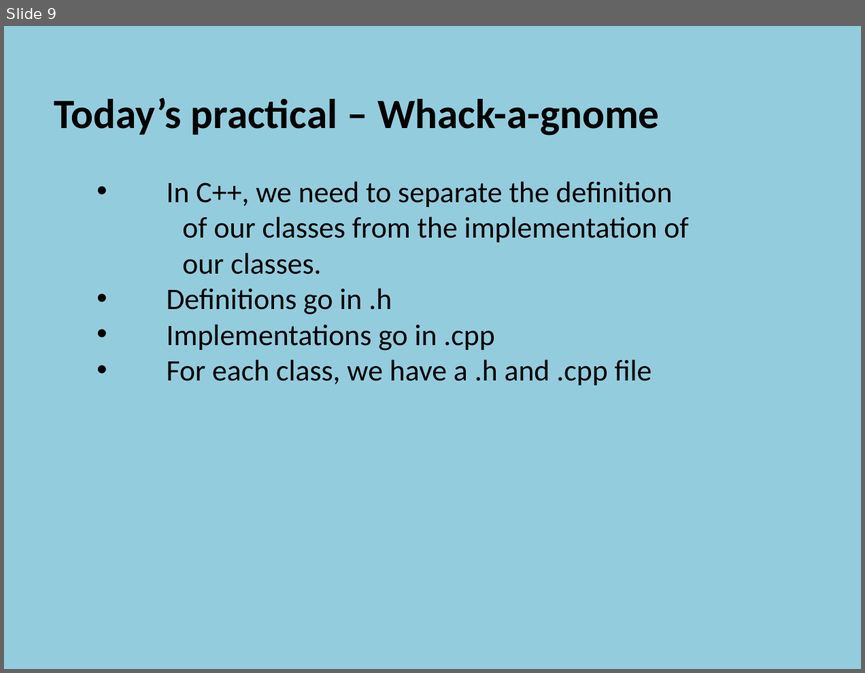
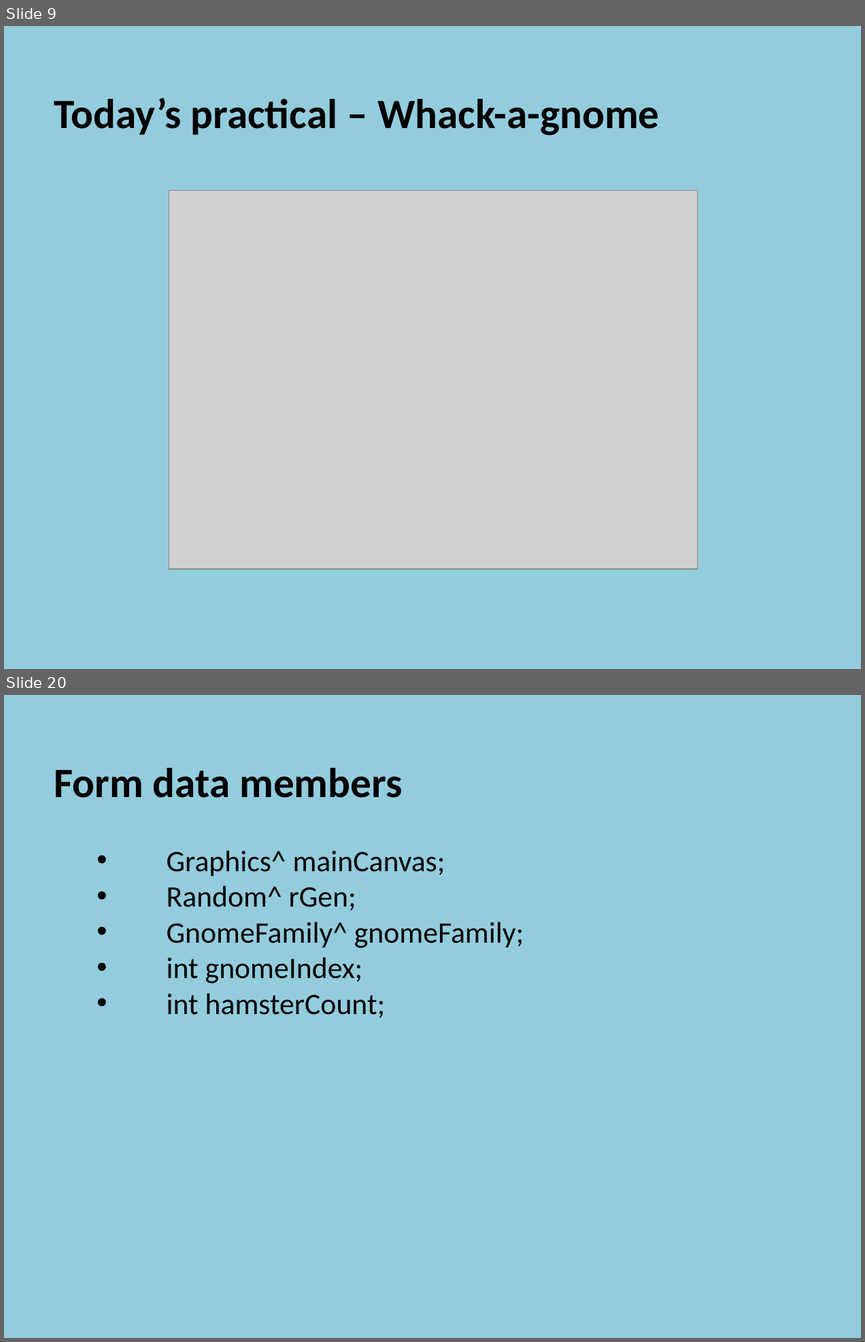
Before and after one commit to szetko/course-materials, a slide deck: Programming 4/02.2 Event Loops/02.2 Event Loops.pptx. Shown one above the other, each under a label of ours: slide 9 before the commit, slides 9 and 20 after it; the slides between them are not shown. The pictures are 865x673 and 865x1342 pixels, drawn with LibreOffice and Linux fonts; fonts in the diff are those of the drawing; grey boxes stand for pictures. Boxes give left, top, right and bottom in pixels: in the first picture for what was removed or moved away, otherwise in the second. Text is boxed around its words. In the diff, an @@ line names an element or a change of style, - is before the commit and + after.

```diff
--- a/Programming 4/02.2 Event Loops/02.2 Event Loops.pptx
+++ b/Programming 4/02.2 Event Loops/02.2 Event Loops.pptx
@@ slide 20 added at <box>4,695,861,1338</box>, background #93CDDD @@
@@ text added at <box>54,768,524,1018</box>, 25 pt, text #000000 @@
+  Form data members
+    • Graphics^ mainCanvas;
+    • Random^ rGen;
+    • GnomeFamily^ gnomeFamily;
+    • int gnomeIndex;
+    • int hamsterCount;
@@ slide 9 changed as well @@
@@ text at <box>167,181,688,385</box>: paragraphs removed @@
-    • In C++, we need to separate the definition
-    of our classes from the implementation of
-    our classes.
-    • Definitions go in .h
-    • Implementations go in .cpp
-    • For each class, we have a .h and .cpp file
@@ picture added at <box>169,191,697,569</box> @@
```
Also in this commit, not shown: 3 other slides changed, 17 other slides added, 21 slides removed, 2 other files.
